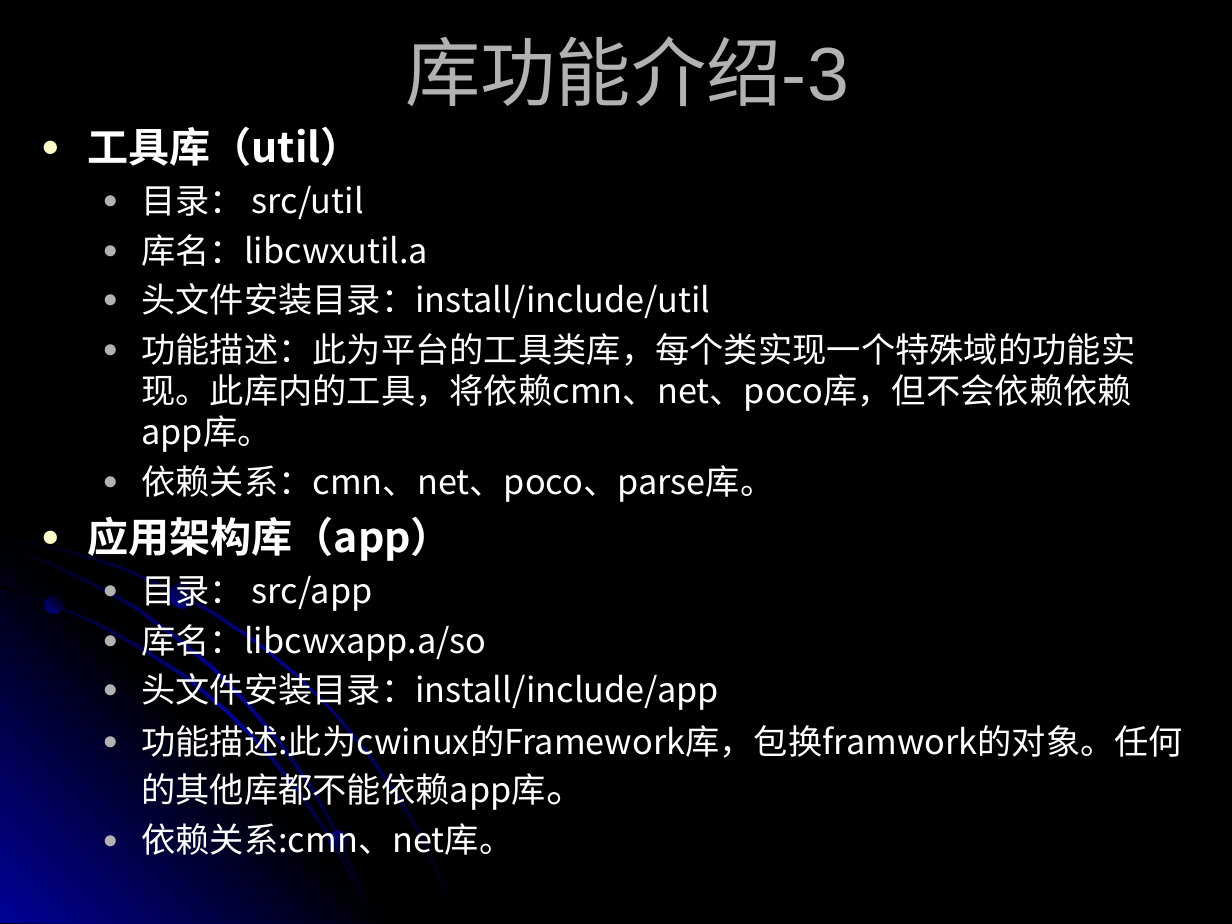
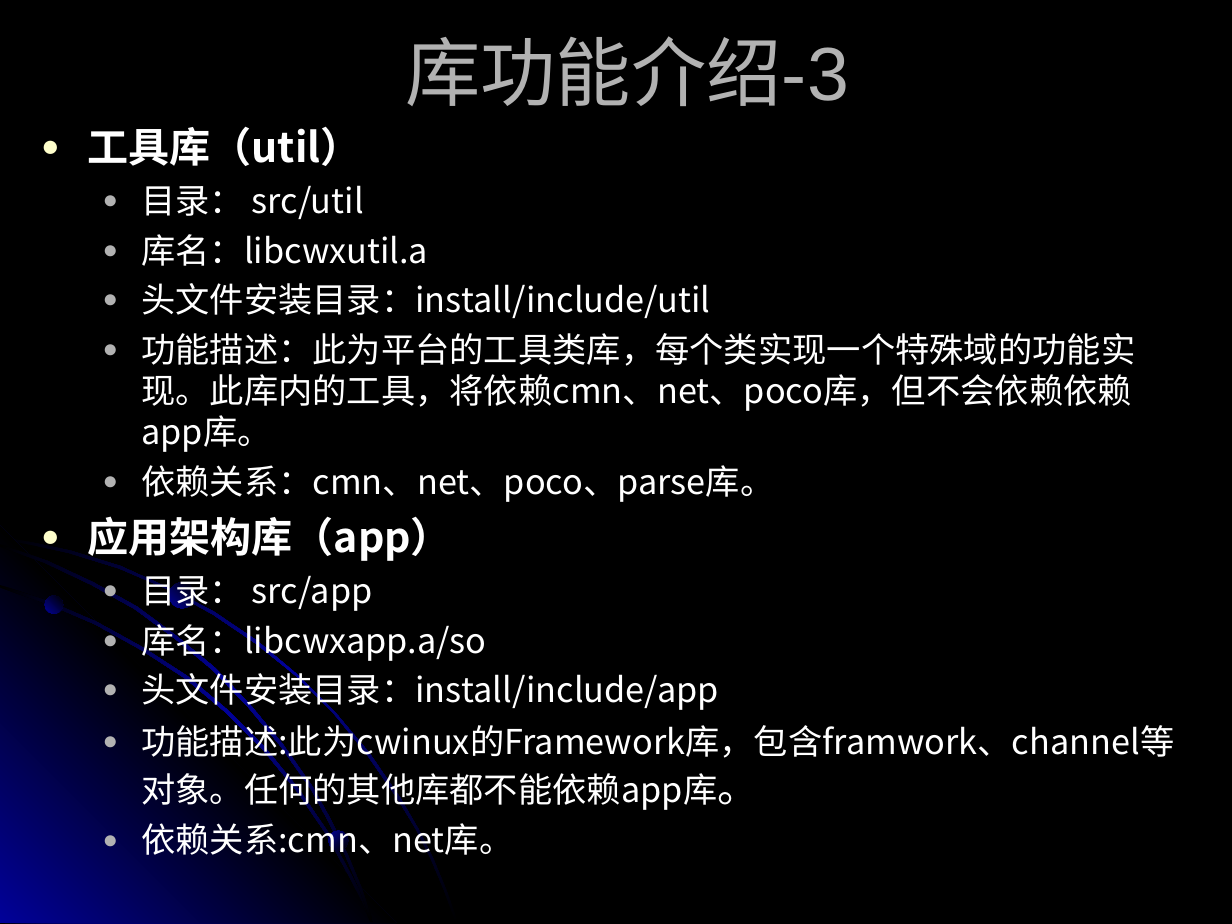
Before and after one commit to suchasplus/cwinux, a slide deck: slide 12 of trunk/cwinux/cwinux/doc/CWINUX introduce.ppt. Drawn at 1232x924 pixels with LibreOffice and Linux fonts; fonts in the diff are those of the drawing. Boxes give left, top, right and bottom in pixels: in the first picture for what was removed or moved away, otherwise in the second. Text is boxed around its words. In the diff, an @@ line names an element or a change of style, - is before the commit and + after.

```diff
--- a/trunk/cwinux/cwinux/doc/CWINUX introduce.ppt
+++ b/trunk/cwinux/cwinux/doc/CWINUX introduce.ppt
@@ text at [141,719,1174,811]: text changed @@
-  ● 功能描述:此为cwinux的Framework库，包换framwork的对象。任何的其他库都不能依赖app库。
+  ● 功能描述:此为cwinux的Framework库，包含framwork、channel等对象。任何的其他库都不能依赖app库。
```
Also in this commit, not shown: 13 other slides changed, 1 slide added, 8 slides removed, 1 other file.
